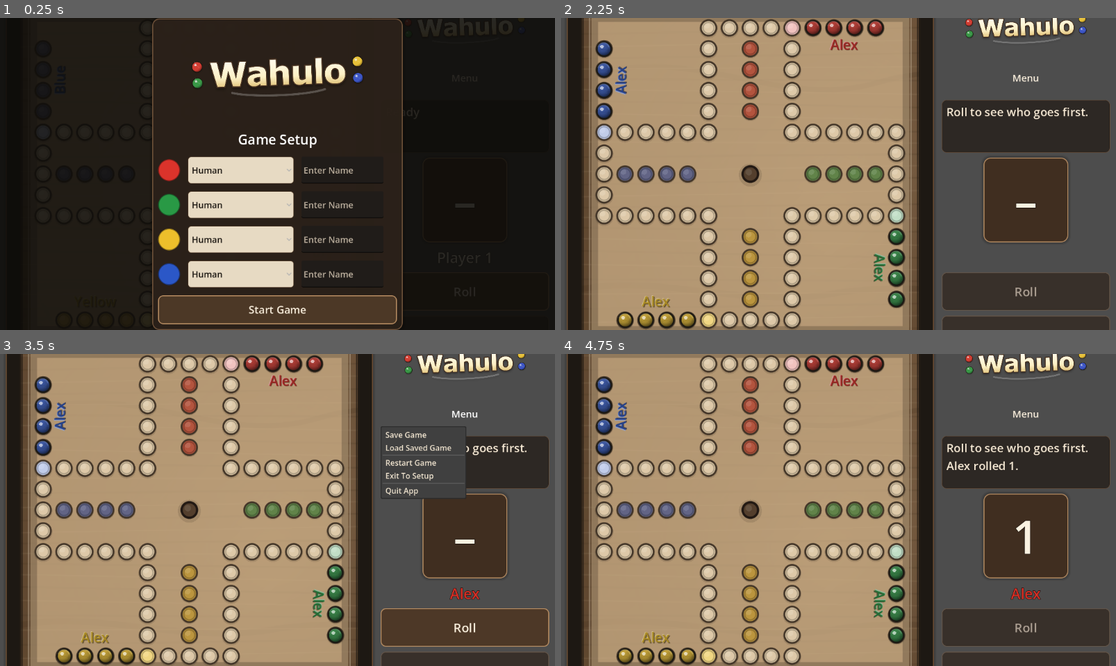
Above: before the commit, frames 1-4 (two rows, left to right).
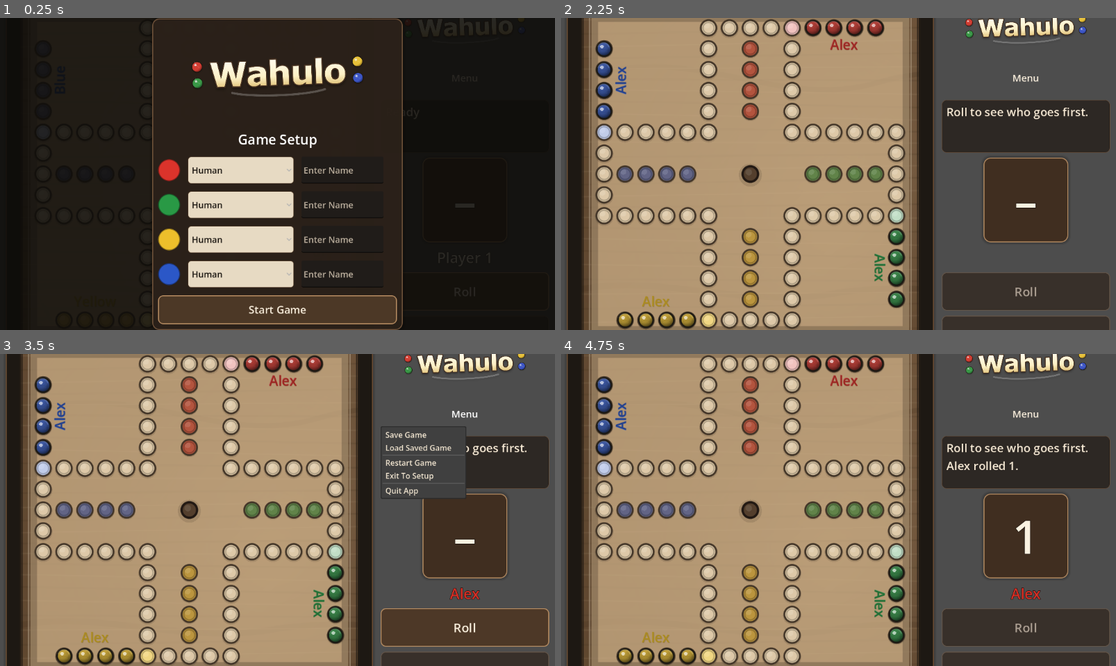
Above: after the commit, the same moments.

Repository: ItsTheMcCoy/wahoo-app
Game: Godot game, scene res://scenes/Main.tscn
Same seed, same stepped clock (60 frames per second), same inputs: the game is played once before the commit and once after it.
Inputs (mouse positions are in pixels of both pictures, inside the frame that each line leads up to):
- Up to frame 1 (0.25 s): no input
- Up to frame 2 (2.25 s): click (905, 170) at 0.52 s; type "Alex" at 0.6 s; click (905, 205) at 0.75 s; type "Alex" at 0.83 s; click (905, 239) at 0.98 s; type "Alex" at 1.07 s; click (905, 273) at 1.27 s; type "Alex" at 1.35 s; click "Start Game" at 2 s
- Up to frame 3 (3.5 s): click "Menu" at 2.75 s
- Up to frame 4 (4.75 s): click "Roll" at 3.5 s; move the mouse to (749, 510) at 4.27 s; click (749, 510) at 4.42 s

The runs differ from the first frame. In frame 2, 0.2% of the frame differs, in the area x 9-59%, y 6-93%; in frame 3, 0.2%; in frame 4, 0.2%.

Commit message:
Subdue player name bevel effect

Diff:
--- a/godot/scripts/wahoo_board_view.gd
+++ b/godot/scripts/wahoo_board_view.gd
@@ -535,11 +535,11 @@
 func _draw_centered_text(font: Font, font_size: int, font_height: float, text: String, anchor: Vector2, color: Color) -> void:
     var text_size := font.get_string_size(text, HORIZONTAL_ALIGNMENT_LEFT, -1, font_size)
     var draw_pos := anchor + Vector2(-text_size.x * 0.5, font_height * 0.38)
-    var bevel_offset := Vector2(_cell_size * 0.03, _cell_size * 0.03)
-    var bevel_light := color.lerp(Color.WHITE, 0.52)
+    var bevel_offset := Vector2(_cell_size * 0.018, _cell_size * 0.018)
+    var bevel_light := color.lerp(Color.WHITE, 0.28)
     bevel_light.a = minf(1.0, color.a)
-    var bevel_dark := color.darkened(0.68)
-    bevel_dark.a = 0.62
+    var bevel_dark := color.darkened(0.45)
+    bevel_dark.a = 0.35
     draw_string(font, draw_pos - bevel_offset, text, HORIZONTAL_ALIGNMENT_LEFT, -1, font_size, bevel_light)
     draw_string(font, draw_pos + bevel_offset, text, HORIZONTAL_ALIGNMENT_LEFT, -1, font_size, bevel_dark)
     draw_string(font, draw_pos, text, HORIZONTAL_ALIGNMENT_LEFT, -1, font_size, color)
@@ -548,11 +548,11 @@
     var text_size := font.get_string_size(text, HORIZONTAL_ALIGNMENT_LEFT, -1, font_size)
     draw_set_transform(anchor, angle, Vector2.ONE)
     var draw_pos := Vector2(-text_size.x * 0.5, font_height * 0.38)
-    var bevel_offset := Vector2(_cell_size * 0.03, _cell_size * 0.03)
-    var bevel_light := color.lerp(Color.WHITE, 0.52)
+    var bevel_offset := Vector2(_cell_size * 0.018, _cell_size * 0.018)
+    var bevel_light := color.lerp(Color.WHITE, 0.28)
     bevel_light.a = minf(1.0, color.a)
-    var bevel_dark := color.darkened(0.68)
-    bevel_dark.a = 0.62
+    var bevel_dark := color.darkened(0.45)
+    bevel_dark.a = 0.35
     draw_string(font, draw_pos - bevel_offset, text, HORIZONTAL_ALIGNMENT_LEFT, -1, font_size, bevel_light)
     draw_string(font, draw_pos + bevel_offset, text, HORIZONTAL_ALIGNMENT_LEFT, -1, font_size, bevel_dark)
     draw_string(font, draw_pos, text, HORIZONTAL_ALIGNMENT_LEFT, -1, font_size, color)
